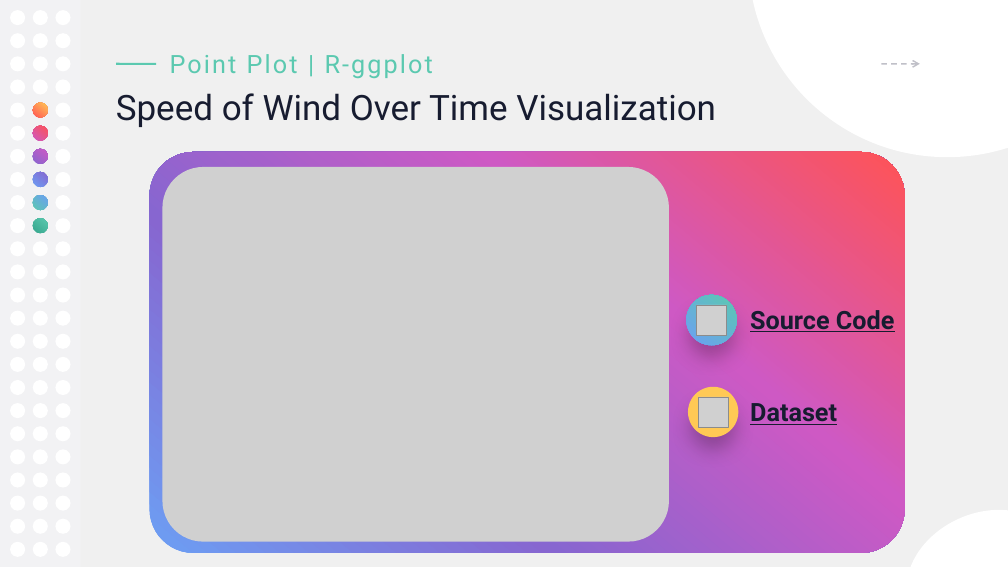
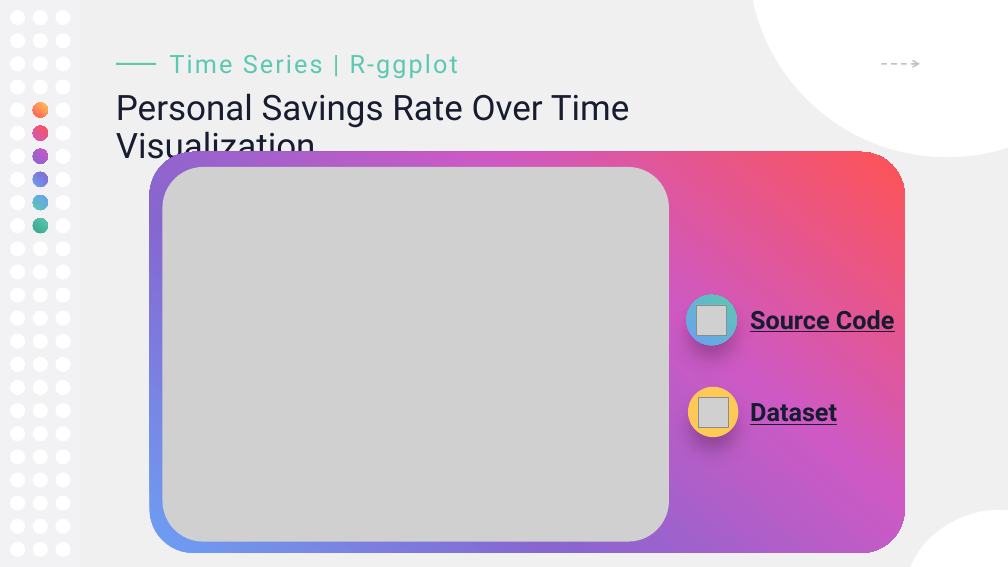
Before and after one commit to emon4075/Complete-Data-Visualization, a slide deck: slide 27 of Presentation/PowerPoint/Data Visualization_Final.ppsx. Drawn at 1008x567 pixels with LibreOffice and Linux fonts; fonts in the diff are those of the drawing; grey boxes stand for pictures. Boxes give left, top, right and bottom in pixels: in the first picture for what was removed or moved away, otherwise in the second. Text is boxed around its words. In the diff, an @@ line names an element or a change of style, - is before the commit and + after.

```diff
--- a/Presentation/PowerPoint/Data Visualization_Final.ppsx
+++ b/Presentation/PowerPoint/Data Visualization_Final.ppsx
@@ text at <box>170,54,458,78</box>: text changed @@
-Point Plot | R-ggplot
+Time Series | R-ggplot
@@ title at <box>116,93,630,167</box>: text changed @@
-Speed of Wind Over Time Visualization
+Personal Savings Rate Over Time Visualization
```
Also in this commit, not shown: 16 other files.
